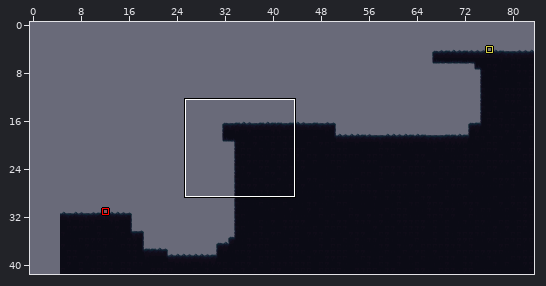
An edit to a level. LDtk project, Assets/Levels/SeaLevel.ldtk. The first picture is a wide view before the edit; the outline marks the close-up.
Close-up. Before:
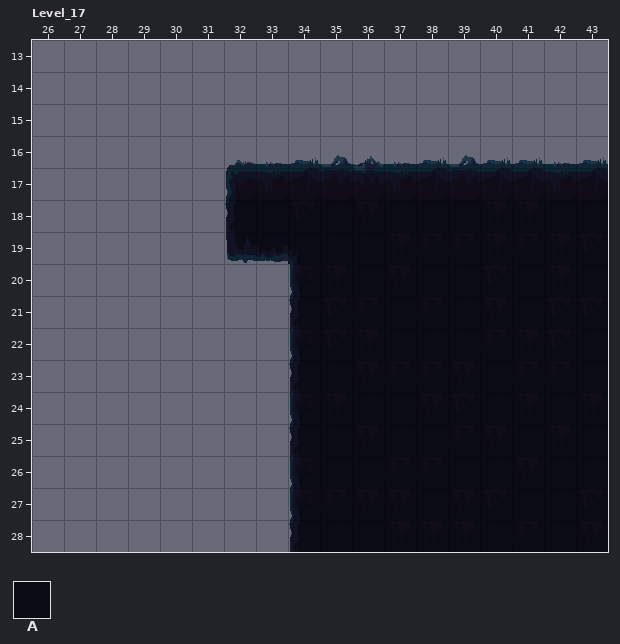
Cells are 36x36 px. Shown: Level_17 x 26..43, y 13..28. The commit also changed other parts of the map, which this record leaves out. The old version is drawn lined up with the new one.
Key: from "Tile3": A 1.
_ is an empty cell.
Layers that did not change in this view are not listed.
Layer "Tile3" before, first column x 26:
13 __________________
14 __________________
15 __________________
16 __________________
17 ______AAAAAAAAAAAA
18 ______AAAAAAAAAAAA
19 ______AAAAAAAAAAAA
20 ________AAAAAAAAAA
21 ________AAAAAAAAAA
22 ________AAAAAAAAAA
23 ________AAAAAAAAAA
24 ________AAAAAAAAAA
25 ________AAAAAAAAAA
26 ________AAAAAAAAAA
27 ________AAAAAAAAAA
28 ________AAAAAAAAAA
After:
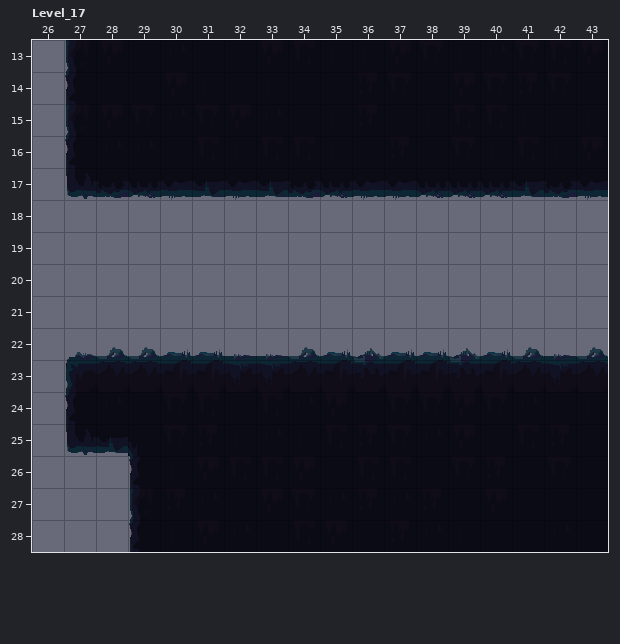
Difference:
map size 79x45 -> 84x42 cells (old content now starts at 5,-3; both pictures use the new coordinates)
Layer "Tile3":
y 13..16: x 27..43 _________________ -> AAAAAAAAAAAAAAAAA
y 17: x 27..31 _____ -> AAAAA
y 18..19: x 32..43 AAAAAAAAAAAA -> ____________
y 20..22: x 34..43 AAAAAAAAAA -> __________
y 23..25: x 27..33 _______ -> AAAAAAA
y 26..28: x 29..33 _____ -> AAAAA
